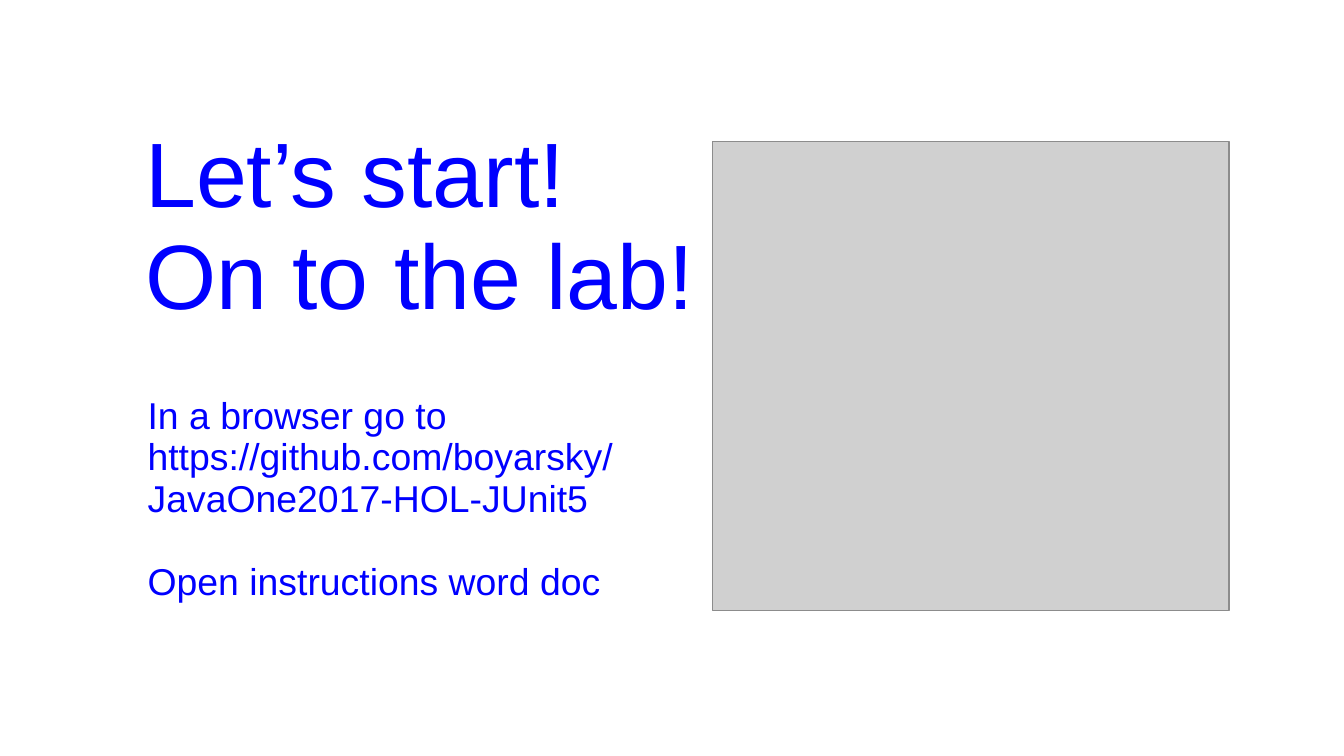
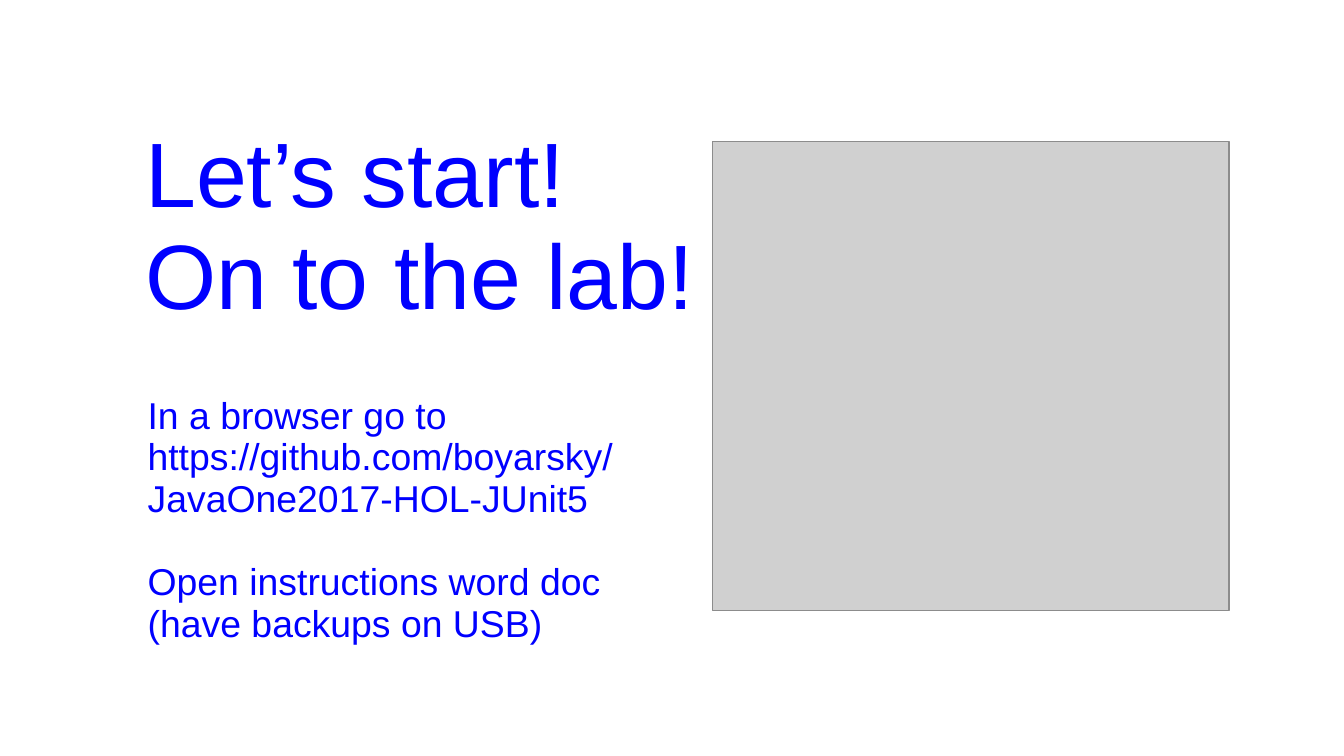
Before and after one commit to boyarsky/JavaOne2017-HOL-JUnit5, a slide deck: slide 9 of JUnit 5 HOL Intro Presentation.ppt. Drawn at 1344x756 pixels with LibreOffice and Linux fonts; fonts in the diff are those of the drawing; grey boxes stand for pictures; background and template pictures are left out. Boxes give left, top, right and bottom in pixels: in the first picture for what was removed or moved away, otherwise in the second. Text is boxed around its words. In the diff, an @@ line names an element or a change of style, - is before the commit and + after.

```diff
--- a/JUnit 5 HOL Intro Presentation.ppt
+++ b/JUnit 5 HOL Intro Presentation.ppt
@@ text at box(148, 610, 542, 645): paragraph added @@
+(have backups on USB)
```
Also in this commit, not shown: 1 other file.
